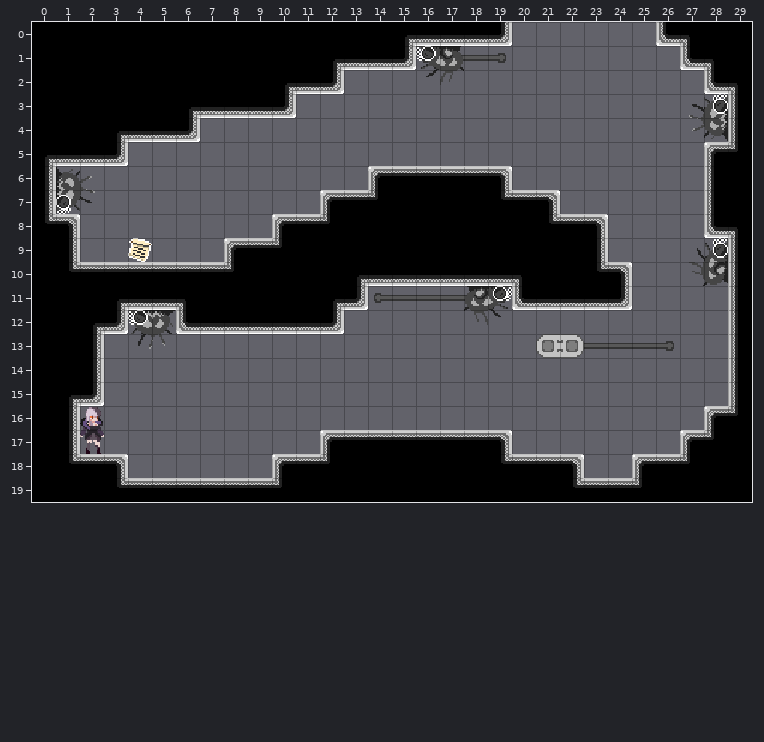
A Tiled map gets an edit: Assets/maps/BookmarkLevels/1 - Prison/6 - Spitters.tmx. Above is the file before it was changed.
Cells are 16x16 px. Shown: x 0..29, y 0..19.
Now the later version:
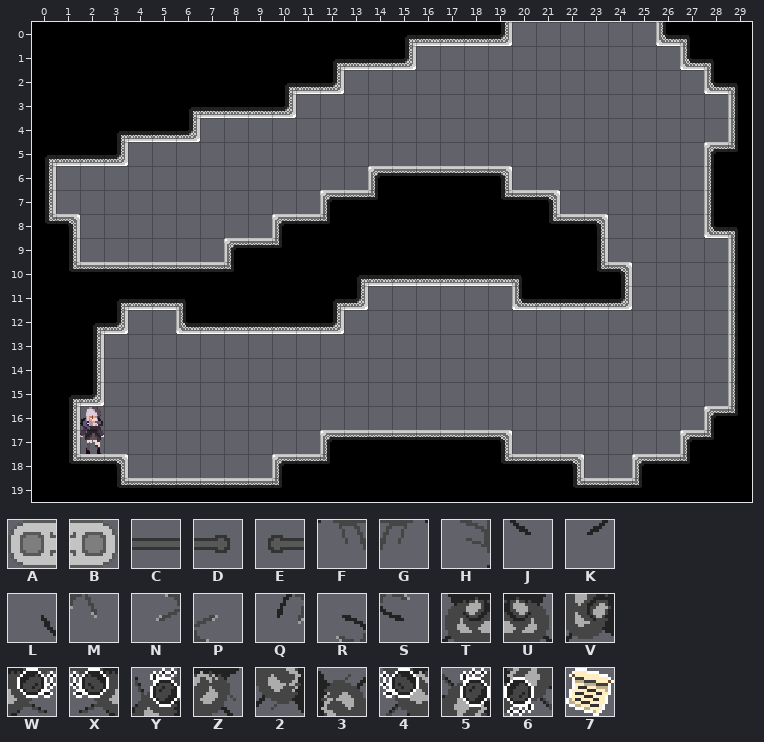
Key: from "PlaceholderSprites": A 11, B 11 flipped left-right, C 13, D 14, E 14 flipped left-right, F 31 flipped up-down, G 31 turned 180, H 31 turned 270, J 32 flipped up-down, K 32 turned 180, L 32 turned 270, M 33 turned 180, N 33 turned 270, P 33 turned 90, Q 34 turned 180, R 34 turned 270, S 34 turned 90, T 46 flipped up-down, U 46 turned 180, V 46 turned 270, W 47 flipped up-down, X 47 turned 180, Y 47 turned 270, Z 48 turned 180, 2 48 turned 270, 3 48 turned 90, 4 49 turned 180, 5 49 turned 270, 6 49 turned 90, 7 55.
_ is an empty cell.
What changed:
Layer "bkg_close":
y 1: x 16..19 ECCD -> ____
y 11: x 14..19 ECCCCD -> ______
y 13: x 21..26 ECCCCD -> ______
Layer "ground":
y 1: x 16..17 XU -> __
y 2: x 16..17 KG -> __
y 3: x 27..28 R5 -> __
y 4: x 27..28 N2 -> __
y 6: x 1..2 3P -> __
y 7: x 1..2 6S -> __
y 9: x 4 7 -> _; x 27..28 LY -> __
y 10: x 27..28 HV -> __
y 11: x 18..19 TW -> __
y 12: x 4..5 4Z -> __; x 18..19 FJ -> __
y 13: x 4..5 QM -> __; x 21..22 AB -> __
Changed places in both pictures, as pixel boxes (x1, y1, x2, y2):
removed: (416, 46, 506, 85)
removed: (689, 94, 728, 141)
removed: (56, 167, 95, 214)
removed: (128, 238, 152, 262)
removed: (689, 238, 728, 286)
removed: (374, 286, 512, 325)
removed: (128, 310, 175, 349)
removed: (536, 334, 674, 358)
